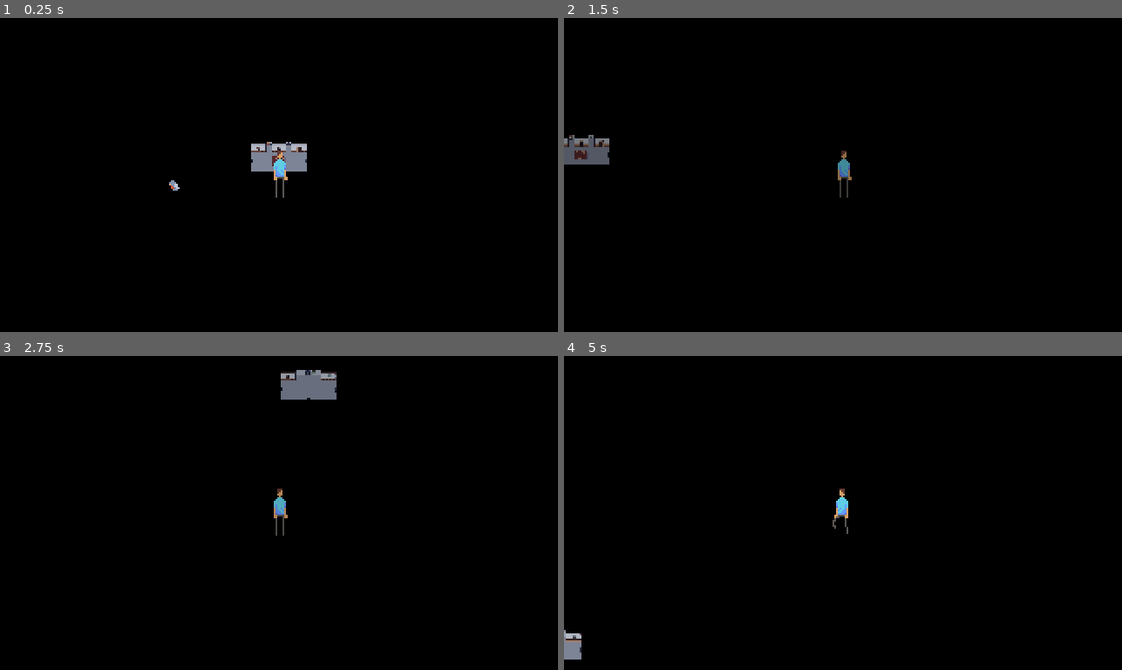
Above: before the commit, frames 1-4 (two rows, left to right).
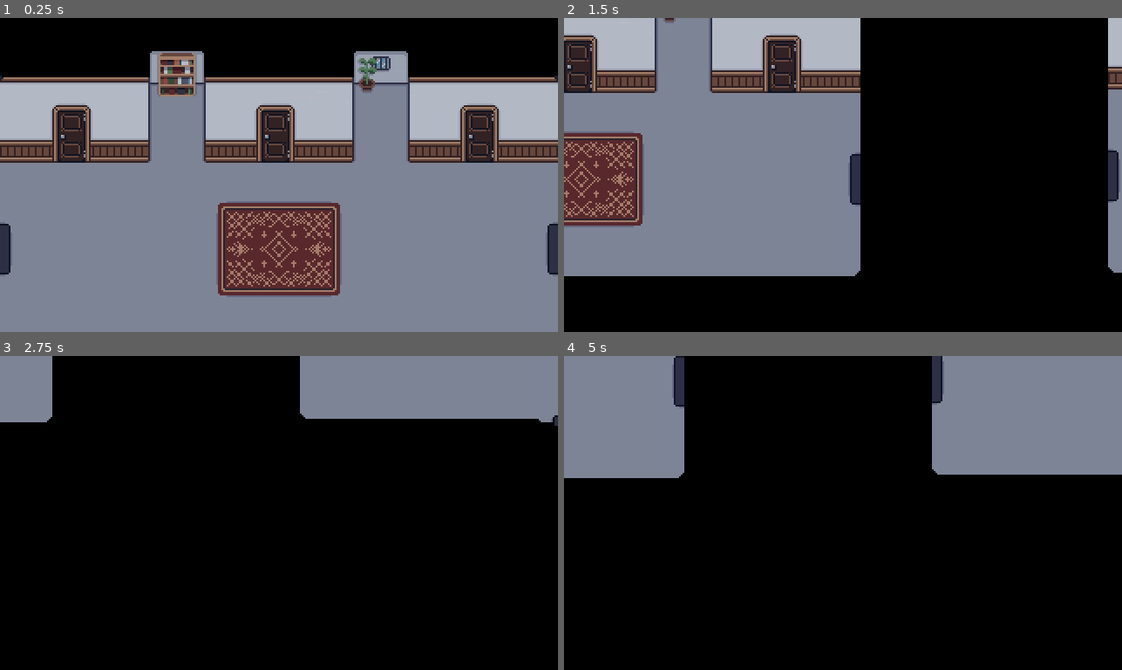
Above: after the commit, the same moments.

Repository: p2lK/Game_Jam
Game: Godot game, scene res://scenes/main.tscn
The game is run twice, just before and just after one commit, with the same random seed, the same clock (stepped at 60 frames per second) and the same inputs.
Inputs:
- Up to frame 1 (0.25 s): no input
- Up to frame 2 (1.5 s): tap Enter at 0.5 s; hold D (right) 0.53-1.28 s; hold S (down) from 1.28 s (still down)
- Up to frame 3 (2.75 s): release S (down) at 2.03 s; hold D (right) from 2.03 s (still down)
- Up to frame 4 (5 s): release D (right) at 2.78 s; hold W (up) 2.78-3.53 s; hold Left (left) from 3.53 s (still down); tap Space at 4.25 s

The runs differ from the first frame. In frame 1, 82% of the frame differs, in the area x 0-100%, y 10-100%; in frame 2, 46%; in frame 3, 12%; in frame 4, 22%.

Commit message:
neue sprites

Diff:
--- a/Scenes/main.tscn
+++ b/Scenes/main.tscn
@@ -2,13 +2,12 @@
 
 [ext_resource type="Texture2D" uid="uid://cqwi5lj6utbvl" path="res://Sprites/backgrounds/corridor1.png" id="1_8sc0c"]
 [ext_resource type="Script" path="res://scenes/gameplay.gd" id="1_kjmec"]
+[ext_resource type="Texture2D" uid="uid://bosge7pgyj2j0" path="res://Sprites/backgrounds/corridor3.png" id="2_5jc54"]
 [ext_resource type="Script" path="res://scenes/player.gd" id="2_epvge"]
 [ext_resource type="Texture2D" uid="uid://8epa4fkwpnog" path="res://Sprites/backgrounds/corridor2.png" id="2_xkyol"]
 [ext_resource type="Texture2D" uid="uid://4ga8d8olagui" path="res://Sprites/characters/Midas_Lennox_walking.png" id="3_amvyg"]
 [ext_resource type="PackedScene" uid="uid://db7p8n0ts55xo" path="res://scenes/teleporter.tscn" id="5_nhd1s"]
 [ext_resource type="Texture2D" uid="uid://pltrmj6ulwt" path="res://Sprites/characters/Midas_Lennox.png" id="7_a4vo6"]
-[ext_resource type="PackedScene" uid="uid://1swkh0rxdwxv" path="res://scenes/collectable_item.tscn" id="9_8e650"]
-[ext_resource type="Texture2D" uid="uid://dguueyvvmtj20" path="res://Sprites/deco/bird1.png" id="10_dhk8x"]
 
 [sub_resource type="RectangleShape2D" id="RectangleShape2D_vixo0"]
 size = Vector2(13, 16)
@@ -64,6 +63,8 @@
 "speed": 10.0
 }]
 
+[sub_resource type="RectangleShape2D" id="RectangleShape2D_x2f14"]
+
 [sub_resource type="SegmentShape2D" id="SegmentShape2D_gy7jd"]
 a = Vector2(0, -1)
 b = Vector2(0, 179)
@@ -98,117 +99,118 @@
 [node name="backgrounds" type="Node2D" parent="gameplay"]
 
 [node name="Corridor1" type="Sprite2D" parent="gameplay/backgrounds"]
-scale = Vector2(0.1, 0.1)
+position = Vector2(-51, -77)
+texture = ExtResource("2_5jc54")
+
+[node name="Corridor2" type="Sprite2D" parent="gameplay/backgrounds"]
+position = Vector2(403, 3)
 texture = ExtResource("1_8sc0c")
 
-[node name="Corridor2" type="Sprite2D" parent="gameplay/backgrounds"]
-position = Vector2(527, -1)
-scale = Vector2(0.1, 0.1)
+[node name="Corridor3" type="Sprite2D" parent="gameplay/backgrounds"]
+position = Vector2(865, 1)
 texture = ExtResource("2_xkyol")
 
 [node name="player" type="CharacterBody2D" parent="gameplay"]
+position = Vector2(403, 3)
 script = ExtResource("2_epvge")
 
 [node name="col" type="CollisionShape2D" parent="gameplay/player"]
-position = Vector2(0.5, 7)
+position = Vector2(-403, -9)
 shape = SubResource("RectangleShape2D_vixo0")
 
 [node name="midas_lennox" type="AnimatedSprite2D" parent="gameplay/player"]
+position = Vector2(-404, -16)
 sprite_frames = SubResource("SpriteFrames_15are")
 animation = &"idle"
 
 [node name="camera" type="Camera2D" parent="gameplay/player"]
 
-[node name="Corridor1_collision" type="StaticBody2D" parent="gameplay"]
-
-[node name="CollisionShape2D" type="CollisionShape2D" parent="gameplay/Corridor1_collision"]
+[node name="StaticBody2D" type="StaticBody2D" parent="gameplay"]
+
+[node name="CollisionShape2D" type="CollisionShape2D" parent="gameplay/StaticBody2D"]
+shape = SubResource("RectangleShape2D_x2f14")
+
+[node name="Corridor2_collision" type="StaticBody2D" parent="gameplay"]
+position = Vector2(403, 3)
+
+[node name="CollisionShape2D" type="CollisionShape2D" parent="gameplay/Corridor2_collision"]
 position = Vector2(-159, -89)
 shape = SubResource("SegmentShape2D_gy7jd")
 
-[node name="CollisionShape2D2" type="CollisionShape2D" parent="gameplay/Corridor1_collision"]
+[node name="CollisionShape2D2" type="CollisionShape2D" parent="gameplay/Corridor2_collision"]
 position = Vector2(117.25, -61)
 shape = SubResource("RectangleShape2D_67d3b")
 
-[node name="CollisionShape2D3" type="CollisionShape2D" parent="gameplay/Corridor1_collision"]
+[node name="CollisionShape2D3" type="CollisionShape2D" parent="gameplay/Corridor2_collision"]
 position = Vector2(-117, -60.5)
 shape = SubResource("RectangleShape2D_rr88a")
 
-[node name="CollisionShape2D4" type="CollisionShape2D" parent="gameplay/Corridor1_collision"]
+[node name="CollisionShape2D4" type="CollisionShape2D" parent="gameplay/Corridor2_collision"]
 position = Vector2(0.5, -61)
 shape = SubResource("RectangleShape2D_86awa")
 
-[node name="CollisionShape2D5" type="CollisionShape2D" parent="gameplay/Corridor1_collision"]
+[node name="CollisionShape2D5" type="CollisionShape2D" parent="gameplay/Corridor2_collision"]
 position = Vector2(160, -89)
 shape = SubResource("SegmentShape2D_gy7jd")
 
-[node name="CollisionShape2D6" type="CollisionShape2D" parent="gameplay/Corridor1_collision"]
+[node name="CollisionShape2D6" type="CollisionShape2D" parent="gameplay/Corridor2_collision"]
 position = Vector2(-159, 89)
 shape = SubResource("SegmentShape2D_xgnj8")
 
-[node name="CollisionShape2D7" type="CollisionShape2D" parent="gameplay/Corridor1_collision"]
+[node name="CollisionShape2D7" type="CollisionShape2D" parent="gameplay/Corridor2_collision"]
 position = Vector2(-158, -79)
 shape = SubResource("SegmentShape2D_xgnj8")
 
-[node name="corridor2_collision" type="StaticBody2D" parent="gameplay"]
-
-[node name="CollisionShape2D" type="CollisionShape2D" parent="gameplay/corridor2_collision"]
-position = Vector2(410, -62)
+[node name="corridor3_collision" type="StaticBody2D" parent="gameplay"]
+
+[node name="CollisionShape2D" type="CollisionShape2D" parent="gameplay/corridor3_collision"]
+position = Vector2(748, -60)
 shape = SubResource("RectangleShape2D_eyh7x")
 
-[node name="CollisionShape2D2" type="CollisionShape2D" parent="gameplay/corridor2_collision"]
-position = Vector2(644, -62)
+[node name="CollisionShape2D2" type="CollisionShape2D" parent="gameplay/corridor3_collision"]
+position = Vector2(982, -60)
 shape = SubResource("RectangleShape2D_eyh7x")
 
-[node name="CollisionShape2D3" type="CollisionShape2D" parent="gameplay/corridor2_collision"]
-position = Vector2(527, -73.5)
+[node name="CollisionShape2D3" type="CollisionShape2D" parent="gameplay/corridor3_collision"]
+position = Vector2(865, -71.5)
 shape = SubResource("RectangleShape2D_uhyh1")
 
-[node name="CollisionShape2D6" type="CollisionShape2D" parent="gameplay/corridor2_collision"]
-position = Vector2(367, 88)
+[node name="CollisionShape2D6" type="CollisionShape2D" parent="gameplay/corridor3_collision"]
+position = Vector2(705, 90)
 shape = SubResource("SegmentShape2D_xgnj8")
 
-[node name="CollisionShape2D5" type="CollisionShape2D" parent="gameplay/corridor2_collision"]
-position = Vector2(368, -91)
-shape = SubResource("SegmentShape2D_gy7jd")
-
-[node name="CollisionShape2D7" type="CollisionShape2D" parent="gameplay/corridor2_collision"]
-position = Vector2(686, -91)
+[node name="CollisionShape2D5" type="CollisionShape2D" parent="gameplay/corridor3_collision"]
+position = Vector2(706, -89)
+shape = SubResource("SegmentShape2D_gy7jd")
+
+[node name="CollisionShape2D7" type="CollisionShape2D" parent="gameplay/corridor3_collision"]
+position = Vector2(1024, -89)
 shape = SubResource("SegmentShape2D_gy7jd")
 
 [node name="Garden_collision" type="StaticBody2D" parent="gameplay"]
 
 [node name="CollisionShape2D" type="CollisionShape2D" parent="gameplay/Garden_collision"]
+position = Vector2(133, 114)
 shape = SubResource("RectangleShape2D_i2wkk")
 
 [node name="teleporters" type="Node2D" parent="gameplay"]
 
 [node name="teleporter" parent="gameplay/teleporters" instance=ExtResource("5_nhd1s")]
-position = Vector2(157, 30.5)
+position = Vector2(560, 33.5)
 scale = Vector2(0.1875, 0.90625)
 target_position = Vector2(390, 30)
 
 [node name="teleporter2" parent="gameplay/teleporters" instance=ExtResource("5_nhd1s")]
-position = Vector2(370, 29.5)
+position = Vector2(708, 31.5)
 scale = Vector2(0.1875, 0.90625)
 target_position = Vector2(135, 30)
 
 [node name="teleporter3" parent="gameplay/teleporters" instance=ExtResource("5_nhd1s")]
-position = Vector2(486, 1)
+position = Vector2(824, 3)
 scale = Vector2(0.1875, 0.40625)
 target_position = Vector2(10, 0)
 
 [node name="teleporter4" parent="gameplay/teleporters" instance=ExtResource("5_nhd1s")]
-position = Vector2(526.75, 85)
+position = Vector2(864.75, 87)
 scale = Vector2(0.921875, 0.171875)
 target_position = Vector2(950, 0)
-
-[node name="bird" type="Node2D" parent="."]
-
-[node name="birb" parent="bird" instance=ExtResource("9_8e650")]
-position = Vector2(-59.75, 17)
-scale = Vector2(0.375, 0.359375)
-
-[node name="Sprite2D" type="Sprite2D" parent="bird"]
-position = Vector2(-58.875, 10)
-scale = Vector2(0.012125, 0.014)
-texture = ExtResource("10_dhk8x")
--- a/scenes/main.tscn
+++ b/scenes/main.tscn
@@ -2,13 +2,12 @@
 
 [ext_resource type="Texture2D" uid="uid://cqwi5lj6utbvl" path="res://Sprites/backgrounds/corridor1.png" id="1_8sc0c"]
 [ext_resource type="Script" path="res://scenes/gameplay.gd" id="1_kjmec"]
+[ext_resource type="Texture2D" uid="uid://bosge7pgyj2j0" path="res://Sprites/backgrounds/corridor3.png" id="2_5jc54"]
 [ext_resource type="Script" path="res://scenes/player.gd" id="2_epvge"]
 [ext_resource type="Texture2D" uid="uid://8epa4fkwpnog" path="res://Sprites/backgrounds/corridor2.png" id="2_xkyol"]
 [ext_resource type="Texture2D" uid="uid://4ga8d8olagui" path="res://Sprites/characters/Midas_Lennox_walking.png" id="3_amvyg"]
 [ext_resource type="PackedScene" uid="uid://db7p8n0ts55xo" path="res://scenes/teleporter.tscn" id="5_nhd1s"]
 [ext_resource type="Texture2D" uid="uid://pltrmj6ulwt" path="res://Sprites/characters/Midas_Lennox.png" id="7_a4vo6"]
-[ext_resource type="PackedScene" uid="uid://1swkh0rxdwxv" path="res://scenes/collectable_item.tscn" id="9_8e650"]
-[ext_resource type="Texture2D" uid="uid://dguueyvvmtj20" path="res://Sprites/deco/bird1.png" id="10_dhk8x"]
 
 [sub_resource type="RectangleShape2D" id="RectangleShape2D_vixo0"]
 size = Vector2(13, 16)
@@ -64,6 +63,8 @@
 "speed": 10.0
 }]
 
+[sub_resource type="RectangleShape2D" id="RectangleShape2D_x2f14"]
+
 [sub_resource type="SegmentShape2D" id="SegmentShape2D_gy7jd"]
 a = Vector2(0, -1)
 b = Vector2(0, 179)
@@ -98,117 +99,118 @@
 [node name="backgrounds" type="Node2D" parent="gameplay"]
 
 [node name="Corridor1" type="Sprite2D" parent="gameplay/backgrounds"]
-scale = Vector2(0.1, 0.1)
+position = Vector2(-51, -77)
+texture = ExtResource("2_5jc54")
+
+[node name="Corridor2" type="Sprite2D" parent="gameplay/backgrounds"]
+position = Vector2(403, 3)
 texture = ExtResource("1_8sc0c")
 
-[node name="Corridor2" type="Sprite2D" parent="gameplay/backgrounds"]
-position = Vector2(527, -1)
-scale = Vector2(0.1, 0.1)
+[node name="Corridor3" type="Sprite2D" parent="gameplay/backgrounds"]
+position = Vector2(865, 1)
 texture = ExtResource("2_xkyol")
 
 [node name="player" type="CharacterBody2D" parent="gameplay"]
+position = Vector2(403, 3)
 script = ExtResource("2_epvge")
 
 [node name="col" type="CollisionShape2D" parent="gameplay/player"]
-position = Vector2(0.5, 7)
+position = Vector2(-403, -9)
 shape = SubResource("RectangleShape2D_vixo0")
 
 [node name="midas_lennox" type="AnimatedSprite2D" parent="gameplay/player"]
+position = Vector2(-404, -16)
 sprite_frames = SubResource("SpriteFrames_15are")
 animation = &"idle"
 
 [node name="camera" type="Camera2D" parent="gameplay/player"]
 
-[node name="Corridor1_collision" type="StaticBody2D" parent="gameplay"]
-
-[node name="CollisionShape2D" type="CollisionShape2D" parent="gameplay/Corridor1_collision"]
+[node name="StaticBody2D" type="StaticBody2D" parent="gameplay"]
+
+[node name="CollisionShape2D" type="CollisionShape2D" parent="gameplay/StaticBody2D"]
+shape = SubResource("RectangleShape2D_x2f14")
+
+[node name="Corridor2_collision" type="StaticBody2D" parent="gameplay"]
+position = Vector2(403, 3)
+
+[node name="CollisionShape2D" type="CollisionShape2D" parent="gameplay/Corridor2_collision"]
 position = Vector2(-159, -89)
 shape = SubResource("SegmentShape2D_gy7jd")
 
-[node name="CollisionShape2D2" type="CollisionShape2D" parent="gameplay/Corridor1_collision"]
+[node name="CollisionShape2D2" type="CollisionShape2D" parent="gameplay/Corridor2_collision"]
 position = Vector2(117.25, -61)
 shape = SubResource("RectangleShape2D_67d3b")
 
-[node name="CollisionShape2D3" type="CollisionShape2D" parent="gameplay/Corridor1_collision"]
+[node name="CollisionShape2D3" type="CollisionShape2D" parent="gameplay/Corridor2_collision"]
 position = Vector2(-117, -60.5)
 shape = SubResource("RectangleShape2D_rr88a")
 
-[node name="CollisionShape2D4" type="CollisionShape2D" parent="gameplay/Corridor1_collision"]
+[node name="CollisionShape2D4" type="CollisionShape2D" parent="gameplay/Corridor2_collision"]
 position = Vector2(0.5, -61)
 shape = SubResource("RectangleShape2D_86awa")
 
-[node name="CollisionShape2D5" type="CollisionShape2D" parent="gameplay/Corridor1_collision"]
+[node name="CollisionShape2D5" type="CollisionShape2D" parent="gameplay/Corridor2_collision"]
 position = Vector2(160, -89)
 shape = SubResource("SegmentShape2D_gy7jd")
 
-[node name="CollisionShape2D6" type="CollisionShape2D" parent="gameplay/Corridor1_collision"]
+[node name="CollisionShape2D6" type="CollisionShape2D" parent="gameplay/Corridor2_collision"]
 position = Vector2(-159, 89)
 shape = SubResource("SegmentShape2D_xgnj8")
 
-[node name="CollisionShape2D7" type="CollisionShape2D" parent="gameplay/Corridor1_collision"]
+[node name="CollisionShape2D7" type="CollisionShape2D" parent="gameplay/Corridor2_collision"]
 position = Vector2(-158, -79)
 shape = SubResource("SegmentShape2D_xgnj8")
 
-[node name="corridor2_collision" type="StaticBody2D" parent="gameplay"]
-
-[node name="CollisionShape2D" type="CollisionShape2D" parent="gameplay/corridor2_collision"]
-position = Vector2(410, -62)
+[node name="corridor3_collision" type="StaticBody2D" parent="gameplay"]
+
+[node name="CollisionShape2D" type="CollisionShape2D" parent="gameplay/corridor3_collision"]
+position = Vector2(748, -60)
 shape = SubResource("RectangleShape2D_eyh7x")
 
-[node name="CollisionShape2D2" type="CollisionShape2D" parent="gameplay/corridor2_collision"]
-position = Vector2(644, -62)
+[node name="CollisionShape2D2" type="CollisionShape2D" parent="gameplay/corridor3_collision"]
+position = Vector2(982, -60)
 shape = SubResource("RectangleShape2D_eyh7x")
 
-[node name="CollisionShape2D3" type="CollisionShape2D" parent="gameplay/corridor2_collision"]
-position = Vector2(527, -73.5)
+[node name="CollisionShape2D3" type="CollisionShape2D" parent="gameplay/corridor3_collision"]
+position = Vector2(865, -71.5)
 shape = SubResource("RectangleShape2D_uhyh1")
 
-[node name="CollisionShape2D6" type="CollisionShape2D" parent="gameplay/corridor2_collision"]
-position = Vector2(367, 88)
+[node name="CollisionShape2D6" type="CollisionShape2D" parent="gameplay/corridor3_collision"]
+position = Vector2(705, 90)
 shape = SubResource("SegmentShape2D_xgnj8")
 
-[node name="CollisionShape2D5" type="CollisionShape2D" parent="gameplay/corridor2_collision"]
-position = Vector2(368, -91)
-shape = SubResource("SegmentShape2D_gy7jd")
-
-[node name="CollisionShape2D7" type="CollisionShape2D" parent="gameplay/corridor2_collision"]
-position = Vector2(686, -91)
+[node name="CollisionShape2D5" type="CollisionShape2D" parent="gameplay/corridor3_collision"]
+position = Vector2(706, -89)
+shape = SubResource("SegmentShape2D_gy7jd")
+
+[node name="CollisionShape2D7" type="CollisionShape2D" parent="gameplay/corridor3_collision"]
+position = Vector2(1024, -89)
 shape = SubResource("SegmentShape2D_gy7jd")
 
 [node name="Garden_collision" type="StaticBody2D" parent="gameplay"]
 
 [node name="CollisionShape2D" type="CollisionShape2D" parent="gameplay/Garden_collision"]
+position = Vector2(133, 114)
 shape = SubResource("RectangleShape2D_i2wkk")
 
 [node name="teleporters" type="Node2D" parent="gameplay"]
 
 [node name="teleporter" parent="gameplay/teleporters" instance=ExtResource("5_nhd1s")]
-position = Vector2(157, 30.5)
+position = Vector2(560, 33.5)
 scale = Vector2(0.1875, 0.90625)
 target_position = Vector2(390, 30)
 
 [node name="teleporter2" parent="gameplay/teleporters" instance=ExtResource("5_nhd1s")]
-position = Vector2(370, 29.5)
+position = Vector2(708, 31.5)
 scale = Vector2(0.1875, 0.90625)
 target_position = Vector2(135, 30)
 
 [node name="teleporter3" parent="gameplay/teleporters" instance=ExtResource("5_nhd1s")]
-position = Vector2(486, 1)
+position = Vector2(824, 3)
 scale = Vector2(0.1875, 0.40625)
 target_position = Vector2(10, 0)
 
 [node name="teleporter4" parent="gameplay/teleporters" instance=ExtResource("5_nhd1s")]
-position = Vector2(526.75, 85)
+position = Vector2(864.75, 87)
 scale = Vector2(0.921875, 0.171875)
 target_position = Vector2(950, 0)
-
-[node name="bird" type="Node2D" parent="."]
-
-[node name="birb" parent="bird" instance=ExtResource("9_8e650")]
-position = Vector2(-59.75, 17)
-scale = Vector2(0.375, 0.359375)
-
-[node name="Sprite2D" type="Sprite2D" parent="bird"]
-position = Vector2(-58.875, 10)
-scale = Vector2(0.012125, 0.014)
-texture = ExtResource("10_dhk8x")
Not shown, added: Sprites/backgrounds/corridor3.png.import
